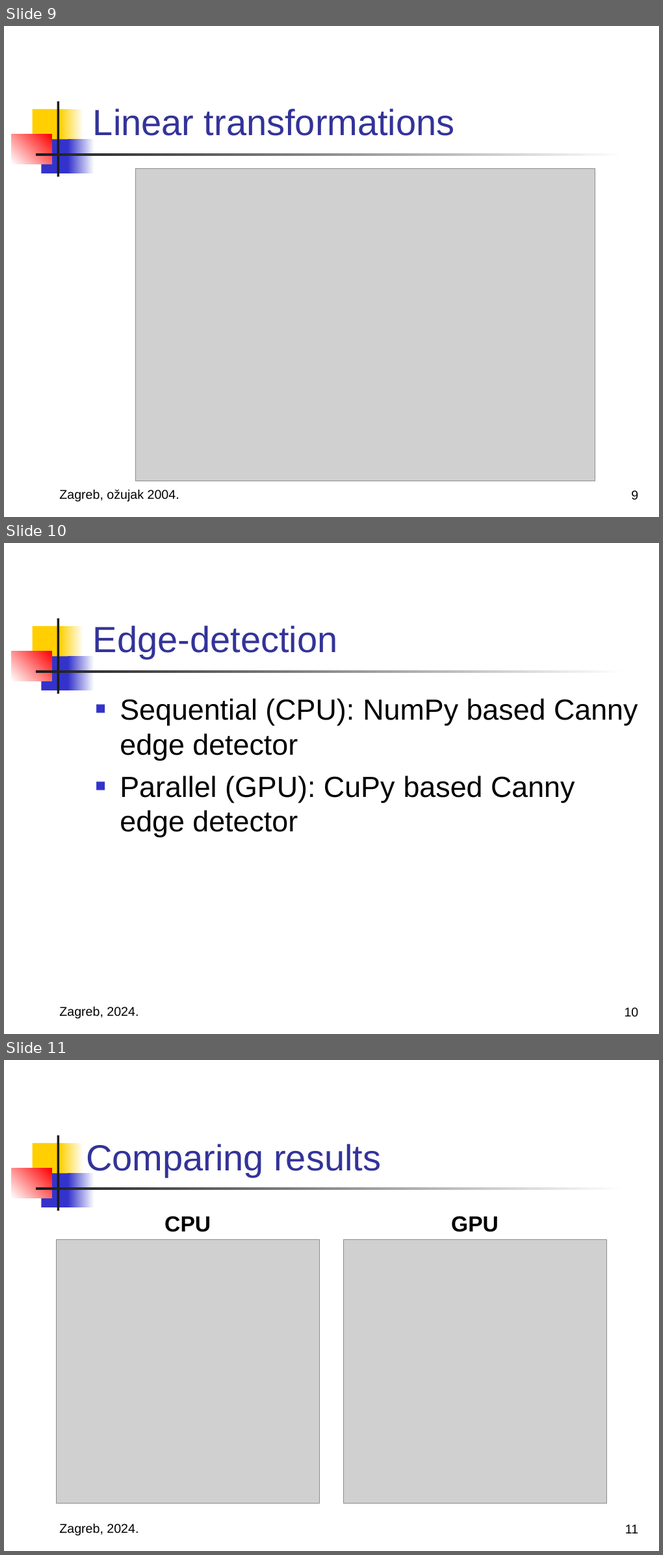
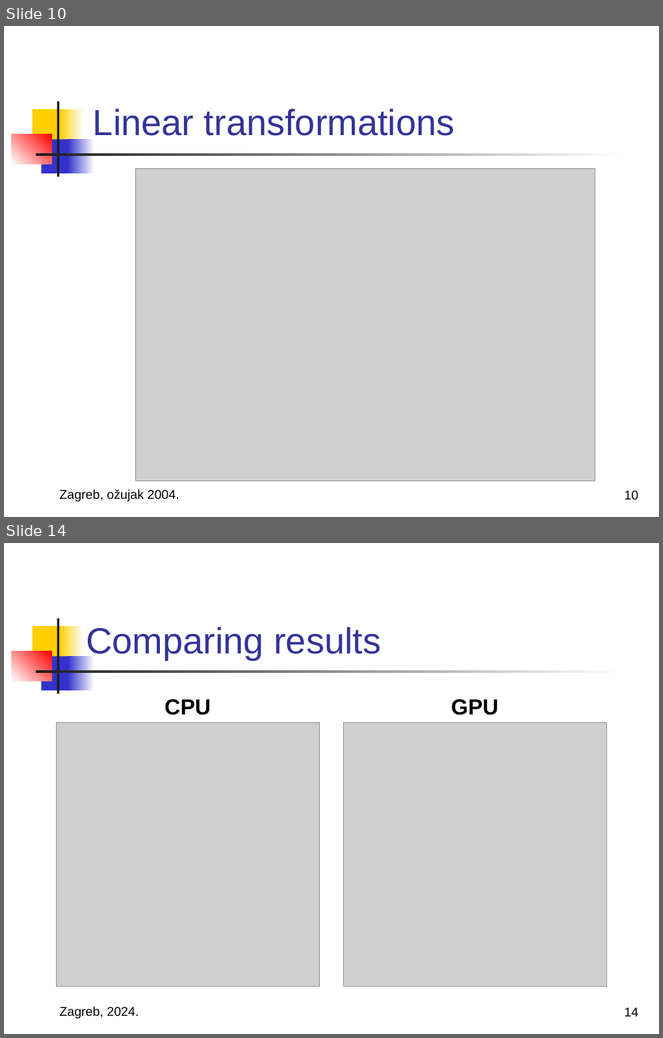
Before and after one commit to MarkoHaralovic/parallel-img-proc, a slide deck: prezentacija.ppt. Shown one above the other, each under a label of ours: slides 9, 10 and 11 before the commit, slides 10 and 14 after it; the slides between them are not shown. The pictures are 663x1555 and 663x1038 pixels, drawn with LibreOffice and Linux fonts; fonts in the diff are those of the drawing; grey boxes stand for pictures. Boxes give left, top, right and bottom in pixels: in the first picture for what was removed or moved away, otherwise in the second. Text is boxed around its words. In the diff, an @@ line names an element or a change of style, - is before the commit and + after.

```diff
--- a/prezentacija.ppt
+++ b/prezentacija.ppt
@@ slide 10 removed at box(4, 543, 659, 1034), background #FFFFFF; not listed: 7 template elements that a slide beside it also shows @@
@@ title removed at box(93, 626, 337, 659) @@
-Edge-detection
@@ text removed at box(120, 698, 638, 837) @@
-■ Sequential (CPU): NumPy based Canny edge detector
-■ Parallel (GPU): CuPy based Canny edge detector
@@ text removed at box(59, 1006, 139, 1019) @@
-Zagreb, 2024.
@@ page number removed at box(625, 1008, 639, 1017) @@
-10
@@ what was slide 9 is now slide 10 @@
@@ page number at box(625, 491, 639, 500): text changed @@
-9
+10
@@ what was slide 11 is now slide 14 @@
@@ page number at box(625, 1008, 639, 1017): text changed @@
-11
+14
```
Also in this commit, not shown: 3 slides changed, 4 slides added, 1 other slide removed.
